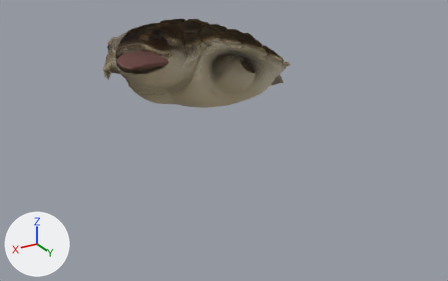
A saved change to the glTF model public/assets/triassic/creatures/henodus.glb.
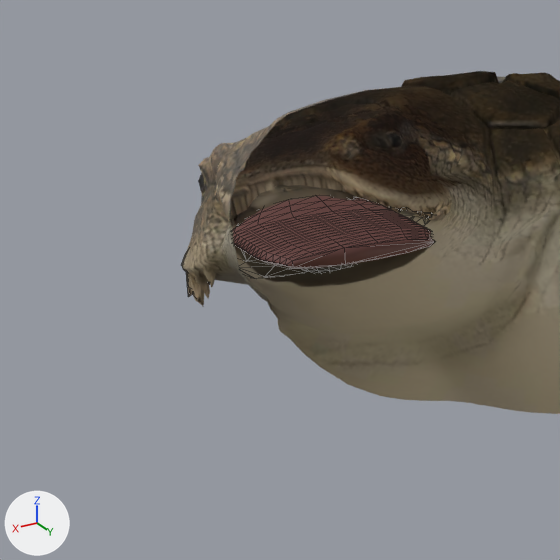
Each version appears first whole from a camera (50 mm lens) standing at (3.02, 4.87, 1.93) and looking at (0.17, 0.12, -0.45), and next in a close-up on the part from 12% to 45% of the width and 0% to 52% of the height. The lights are fixed; the arrows at lower left show +X, +Y and +Z. The older version's two pictures come first. The close-ups show mesh edges as thin lines. Everything nearer to the camera than a plane just in front of the edit is cut away. Vertices at exactly the same position are counted once.

The first close-up shows 'Henodus authored body', 'Henodus authored body lower jaw', 'Oral cavity lining' and 1 more.
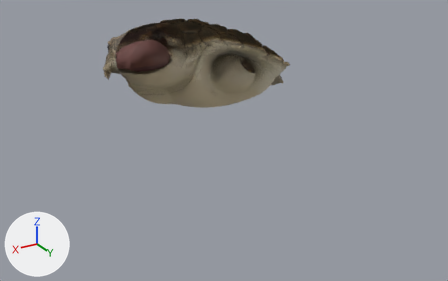
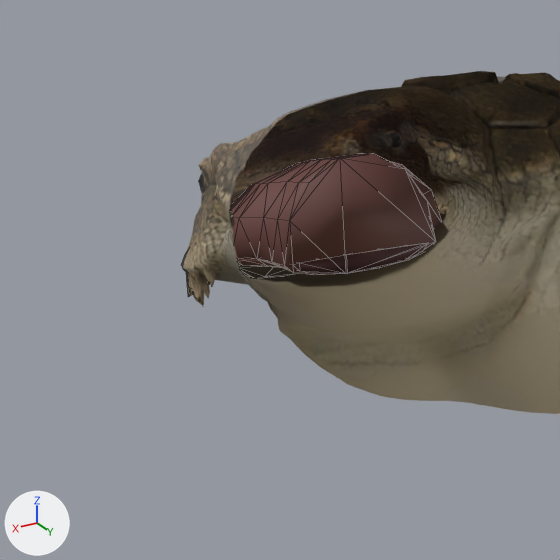
What differs and where, as boxes (x1, y1, x2, y2) in the close-ups (560 x 560 px):
'Oral cavity lining', reshaped (68% taller): before (233, 196, 435, 268); after (231, 153, 441, 275)

The change, as a list of edits to the scene's bpy script:
```text
Change me_oral_cavity_lining:
    used by ob_oral_cavity_lining; location = (0.0, 0.0, 0.0)
    remove me_oral_cavity_lining.from_pydata(...)  # 280 vertices, 556 faces; spans x -0.311..0.311, y -2.46..-1.945, z -0.283..-0.163
    add me_oral_cavity_lining.from_pydata(...)  # 280 vertices, 552 faces; spans x -0.381..0.381, y -2.46..-1.945, z -0.314..0.076
    me_oral_cavity_lining part 1: 270 of 280 vertices moved; they spanned x -0.311..0.311, y -2.46..-1.945, z -0.283..-0.163 and now span x -0.381..0.381, y -2.46..-1.945, z -0.314..0.076; mean shift (0.0, 0.0, 0.029); largest move (0.311, -2.189, -0.243) -> (0.147, -2.46, -0.21)
```
